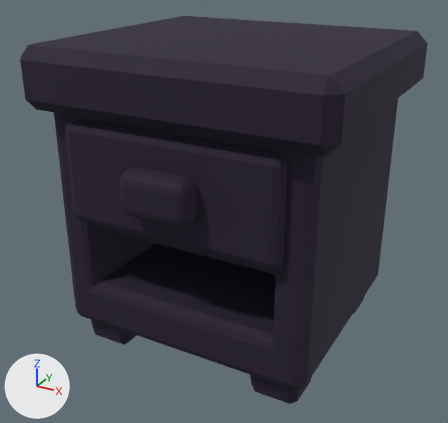
Renders of the glTF model assets/meshes/steal-a-sock/map/Nightstand.glb from each side of a commit.
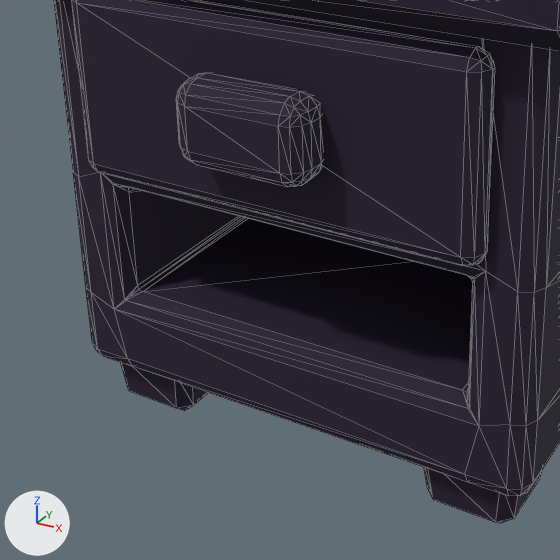
Old and new are each drawn whole from a 50 mm lens placed at (7.14, -13.6, 10.05), pointed at (-0.1, -0.44, 3.47) and again close up on the part from 6% to 72% of the width and 31% to 100% of the height. The axes (+X, +Y, +Z) are drawn at lower left. The lights are the same throughout. The first two pictures are the older version. The close-ups show mesh edges as thin lines. Vertices at exactly the same position are counted once.

Names of what the first close-up shows: 'Nightstand_Outline'.
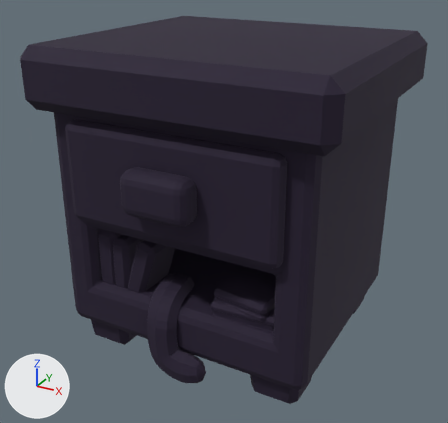
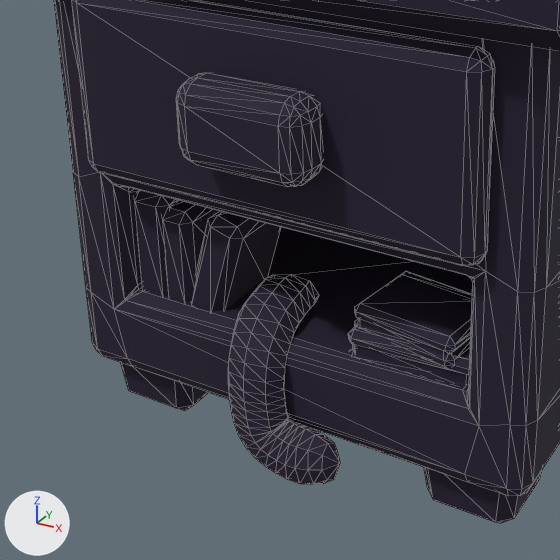
What differs and where, as boxes [x1, y1, x2, y2] in the close-ups (560 x 560 px):
part 1 of me_nightstand_outline, added
    after: [134, 190, 472, 484]

The change in detail:
me_nightstand_outline is used by ob_nightstand_outline; location (0.0, 0.0, 0.0).
me_nightstand_outline had 436 vertices, 840 faces and spanned x -3.84..3.84, y -3.87..3.54, z -0.09..7.89.
me_nightstand_outline now has 894 vertices, 1708 faces and spans x -3.84..3.84, y -3.87..3.54, z -0.09..7.89.
me_nightstand_outline part 1: 458 vertices added at x -2.54..2.51, y -3.44..-1.4, z -0.01..3.37.
